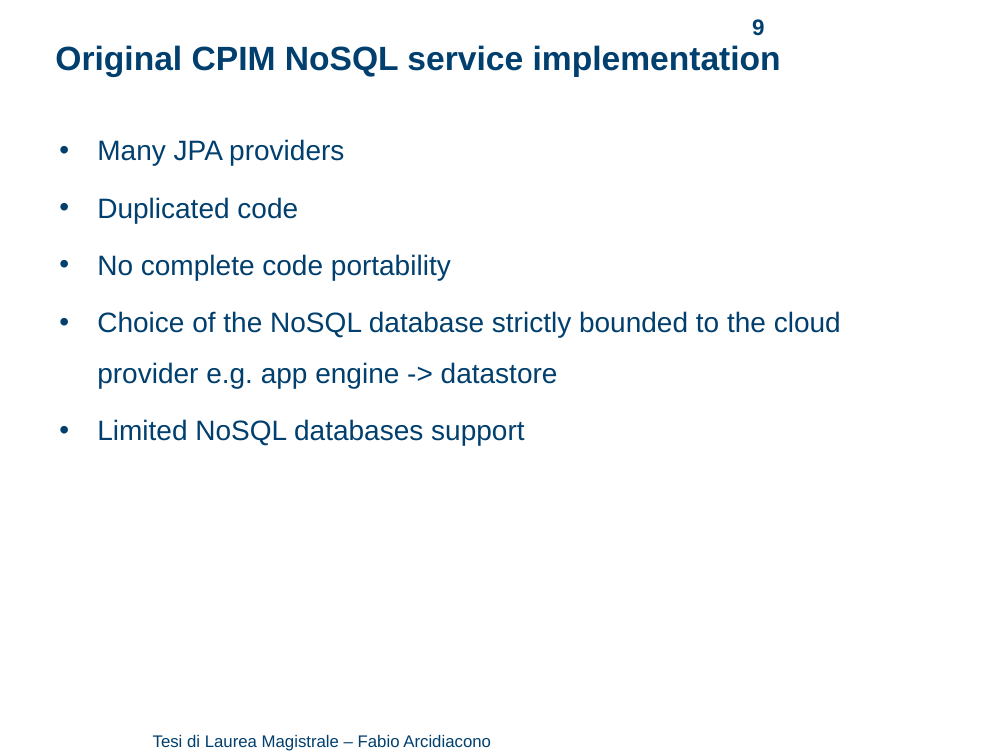
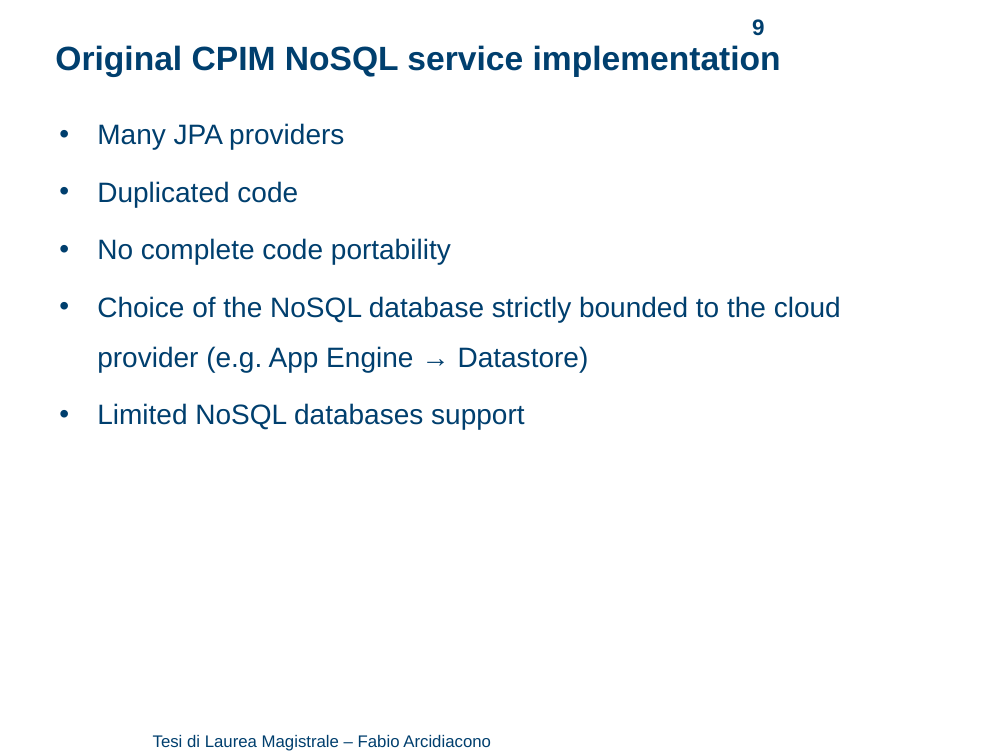
Before and after one commit to arci/thesis, a slide deck: slide 9 of presentation/ThesisPresentation.ppt. Drawn at 1008x756 pixels with LibreOffice and Linux fonts; fonts in the diff are those of the drawing; background and template pictures are left out. Boxes give left, top, right and bottom in pixels: in the first picture for what was removed or moved away, otherwise in the second. Text is boxed around its words. In the diff, an @@ line names an element or a change of style, - is before the commit and + after.

Commit message:
more work on presentation

```diff
--- a/presentation/ThesisPresentation.ppt
+++ b/presentation/ThesisPresentation.ppt
@@ text "Many JPA providers": place and size @@
-text "Many JPA providers" at (97,139,841,445)
+text "Many JPA providers" at (97,123,841,429)
@@ text at (97,296,841,372): text changed @@
-• Choice of the NoSQL database strictly bounded to the cloud provider e.g. app engine -> datastore
+• Choice of the NoSQL database strictly bounded to the cloud provider (e.g. App Engine → Datastore)
```
Also in this commit, not shown: 7 other slides changed, 2 slides added, 1 slide removed, 2 other files.
